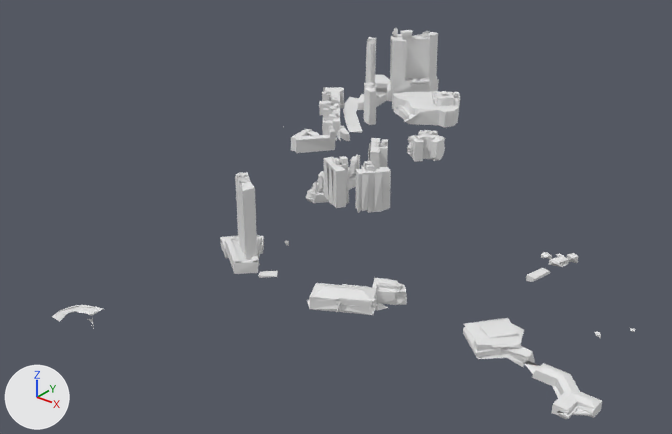
The glTF model assets/tiles/11-SW-17A/lod.glb as it was, and as the next commit left it.
Before and after are seen from a 50 mm lens placed at (104.0, -2537.0, 542.0), pointed at (-450.0, -1845.0, 113.0). Every picture has the same lights, and +X, +Y and +Z are marked at lower left. The older version comes first. Where no turn or scale is listed for an object, it has been applied to the vertices. Vertices at exactly the same position are counted once.

In view in the first picture: 'buildings', 'infrastructure'.
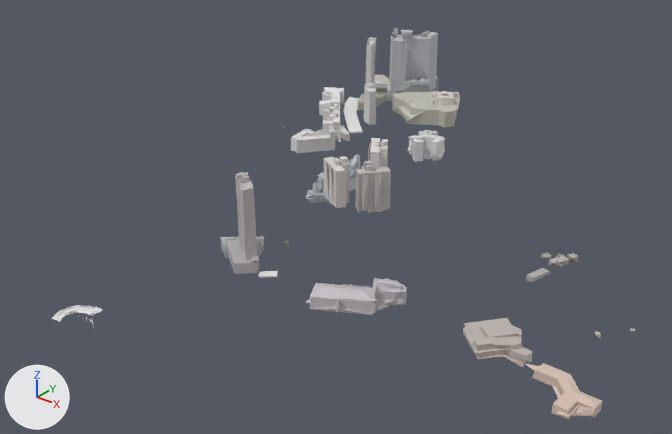
Pixel boxes [x1, y1, x2, y2] of what changed, in the pictures (672 x 434 px; the box of a moved part takes in the faces that stretch with it):
part 1 of me_buildings, rebuilt: [410, 82, 429, 85] in both
part 2 of me_buildings, moved or reshaped: [296, 30, 460, 203] in both
part 3 of me_buildings, moved or reshaped: before [307, 252, 600, 419]; after [306, 254, 592, 419]
part 4 of me_buildings, moved or reshaped: before [222, 172, 263, 274]; after [222, 172, 263, 268]
part 5 of me_buildings, recoloured: [220, 28, 635, 419] in both

The change, as a list of edits to the scene's bpy script:
```text
Add mat_defaultmaterial:
    mat_defaultmaterial = bpy.data.materials.new('DefaultMaterial')
    mat_defaultmaterial.use_nodes = True; mat_defaultmaterial.node_tree.nodes.clear()
    _N = mat_defaultmaterial.node_tree.nodes; _L = mat_defaultmaterial.node_tree.links
    n0 = _N.new('ShaderNodeOutputMaterial'); n0.name = 'Material Output'
    n1 = _N.new('ShaderNodeBsdfPrincipled'); n1.name = 'Principled BSDF'
    n2 = _N.new('ShaderNodeVertexColor'); n2.name = 'Color Attribute'
    _L.new(n1.outputs[0], n0.inputs[0])  # 'BSDF' to 'Surface'
    _L.new(n2.outputs[0], n1.inputs[0])  # 'Color' to 'Base Color'
Change me_buildings:
    used by ob_buildings; location = (-367.6, -1784.9, 185.0)
    remove me_buildings.from_pydata(...)  # 2858 vertices, 4987 faces; spans x -295.0..294.0, y -289.0..289.0, z -57.0..57.0
    add me_buildings.from_pydata(...)  # 2638 vertices, 4598 faces; spans x -295.0..294.0, y -289.0..289.0, z -57.0..57.0
    me_buildings part 1: the loose piece of 4 vertices spanning x -168.0..-148.0, y 196.0..213.0, z -8.0..-4.0 is rebuilt with 4 vertices and now spans x -168.0..-148.0, y 196.0..213.0, z -8.0..-5.0, in mat_defaultmaterial
    me_buildings part 2: 58 vertices moved from x -286.0..-2.0, y -114.0..244.0, z -56.0..52.0 to x -284.0..-3.0, y -113.0..242.0, z -56.0..52.0; 475 vertices removed from x -295.0..-7.0, y -115.0..266.0, z -56.0..56.0; 295 vertices added at x -291.0..-1.0, y -114.0..268.0, z -56.0..56.0
    me_buildings part 3: 23 vertices moved from x 68.0..283.0, y -280.0..-206.0, z -27.0..-5.0 to x 68.0..283.0, y -277.0..-207.0, z -28.0..-5.0; 127 vertices removed from x 66.0..293.0, y -289.0..-105.0, z -31.0..-2.0; 114 vertices added at x 67.0..242.0, y -288.0..-108.0, z -31.0..-1.0
    me_buildings part 4: 3 vertices moved from x -63.0..-34.0, y -234.0..-224.0, z -31.0..34.0 to x -63.0..-34.0, y -234.0..-223.0, z -32.0..34.0; 48 vertices removed from x -89.0..-28.0, y -250.0..-190.0, z -52.0..38.0; 34 vertices added at x -92.0..-34.0, y -236.0..-197.0, z -44.0..35.0
    me_buildings part 5: 2052 faces spanning x -295.0..294.0, y -289.0..289.0, z -57.0..57.0 switch from no material to mat_defaultmaterial
    other edits to the shape of me_buildings do not show in these pictures
```
